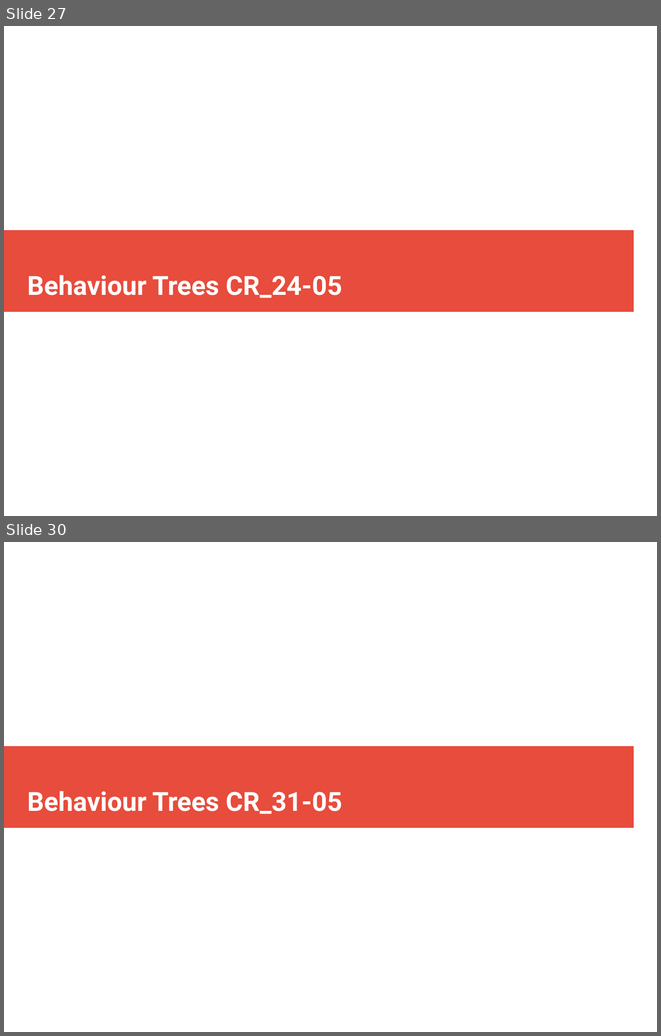
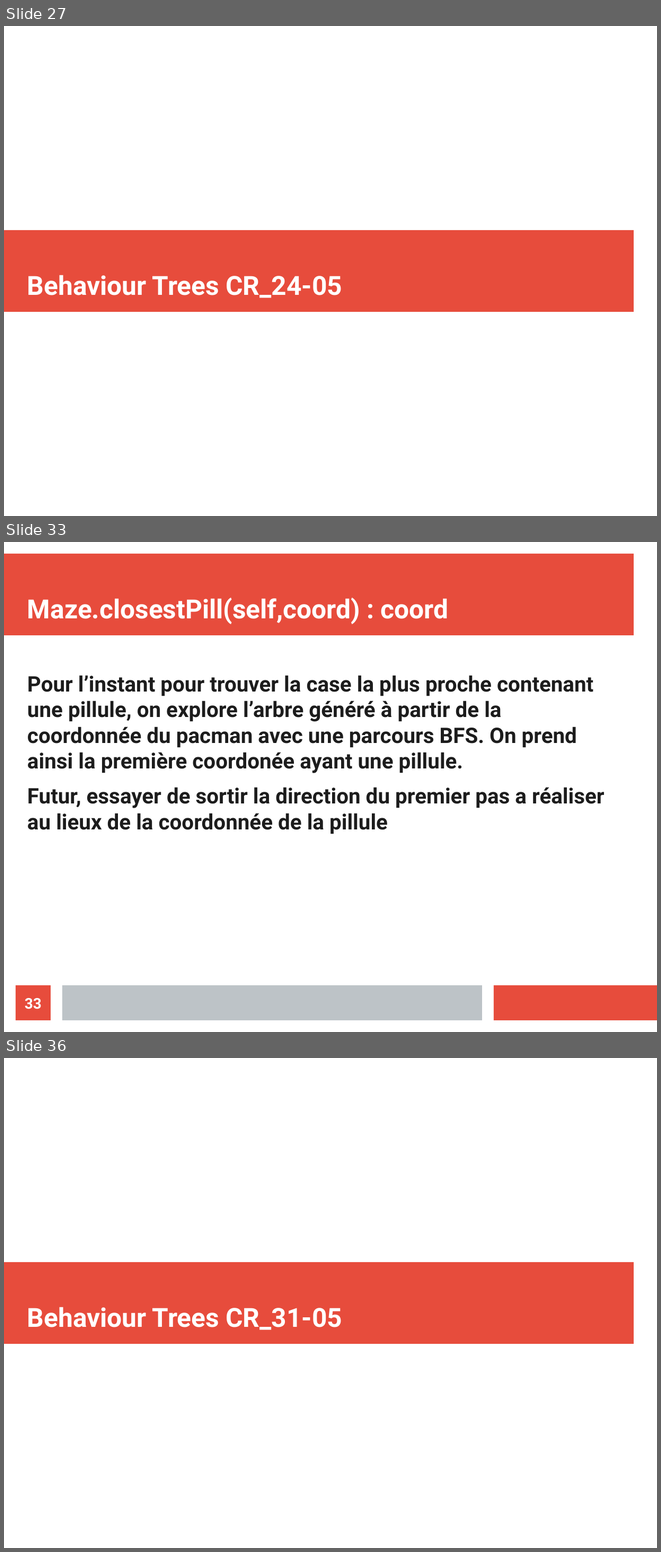
Before and after one commit to ValentinLebouvier/TAL2019, a slide deck: Comptes Rendus/CR.odp. Shown one above the other, each under a label of ours: slides 27 and 30 before the commit, slides 27, 33 and 36 after it; the slides between them are not shown. The pictures are 661x1036 and 661x1552 pixels, drawn with LibreOffice and Linux fonts; fonts in the diff are those of the drawing. Boxes give left, top, right and bottom in pixels: in the first picture for what was removed or moved away, otherwise in the second. Text is boxed around its words. In the diff, an @@ line names an element or a change of style, - is before the commit and + after.

```diff
--- a/Comptes Rendus/CR.odp
+++ b/Comptes Rendus/CR.odp
@@ slide 33 added at bbox=[4, 542, 657, 1032], background #FFFFFF @@
@@ rectangle added at bbox=[4, 554, 634, 636], fill #E74C3C @@
@@ title added at bbox=[27, 598, 449, 624], 32 pt, text #FFFFFF, bold @@
+Maze.closestPill(self,coord) : coord
@@ text added at bbox=[27, 675, 604, 834], 26 pt, text #1C1C1C, bold @@
+Pour l’instant pour trouver la case la plus proche contenant une pillule, on explore l’arbre généré à partir de la coordonnée du pacman avec une parcours BFS. On prend ainsi la première coordonée ayant une pillule.
+Futur, essayer de sortir la direction du premier pas a réaliser au lieux de la coordonnée de la pillule
@@ page number added at bbox=[16, 985, 51, 1020], fill #E74C3C, 18 pt, text #FFFFFF, bold @@
+33
@@ rectangle added at bbox=[62, 985, 482, 1020], fill #BDC3C7 @@
@@ rectangle added at bbox=[494, 985, 657, 1020], fill #E74C3C @@
@@ what was slide 30 is now slide 36 @@
```
Also in this commit, not shown: 4 slides changed, 5 other slides added, 11 other files.
